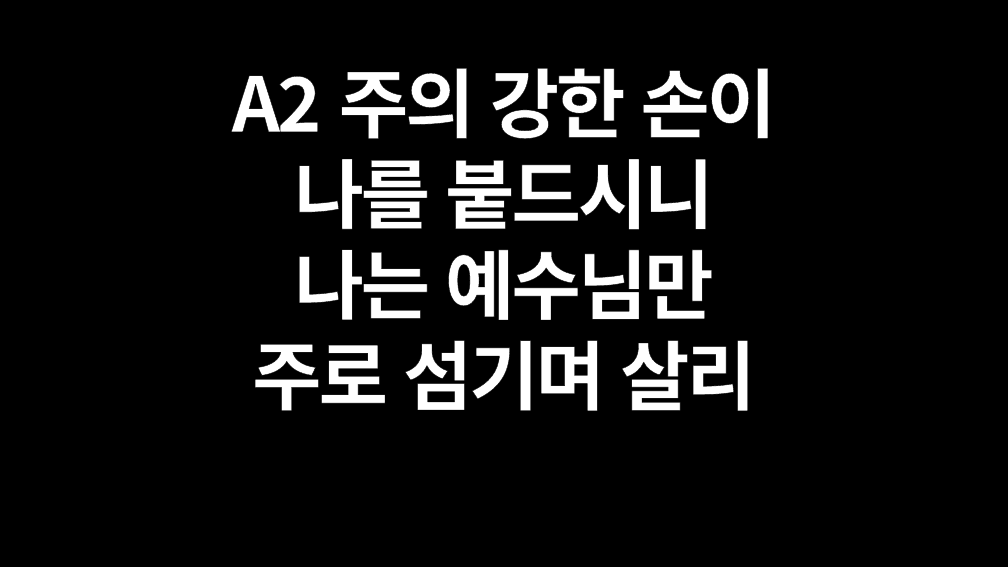
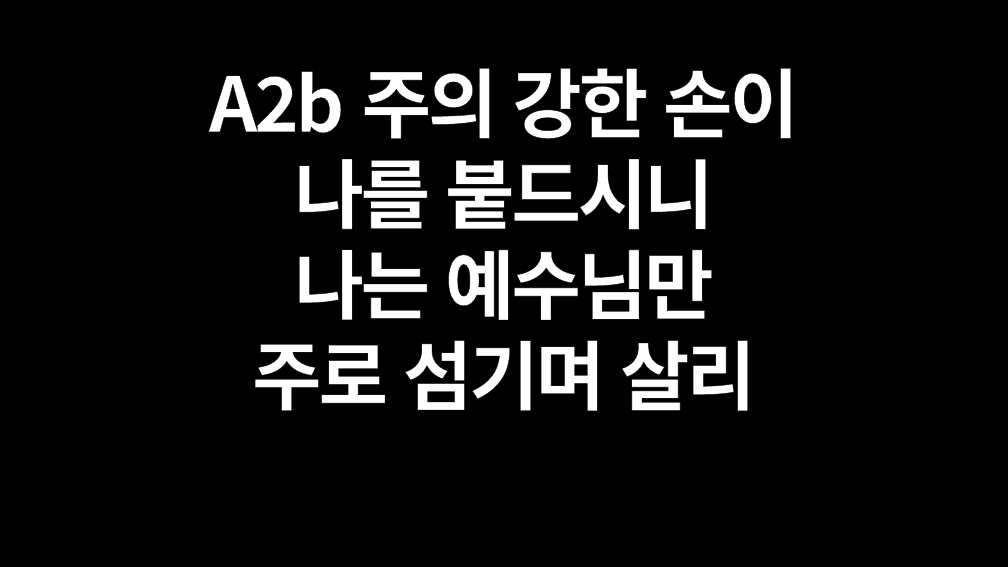
Before and after one commit to JohnHaan/lyrics-generator, a slide deck: slide 5 of songs/song-04/song.pptx. Drawn at 1008x567 pixels with LibreOffice and Linux fonts; fonts in the diff are those of the drawing. Boxes give left, top, right and bottom in pixels: in the first picture for what was removed or moved away, otherwise in the second. Text is boxed around its words. In the diff, an @@ line names an element or a change of style, - is before the commit and + after.

```diff
--- a/songs/song-04/song.pptx
+++ b/songs/song-04/song.pptx
@@ text at (209,68,799,139): text changed @@
-A2 주의 강한 손이
+A2b 주의 강한 손이
```
Also in this commit, not shown: 6 other slides changed, 11 other files.
